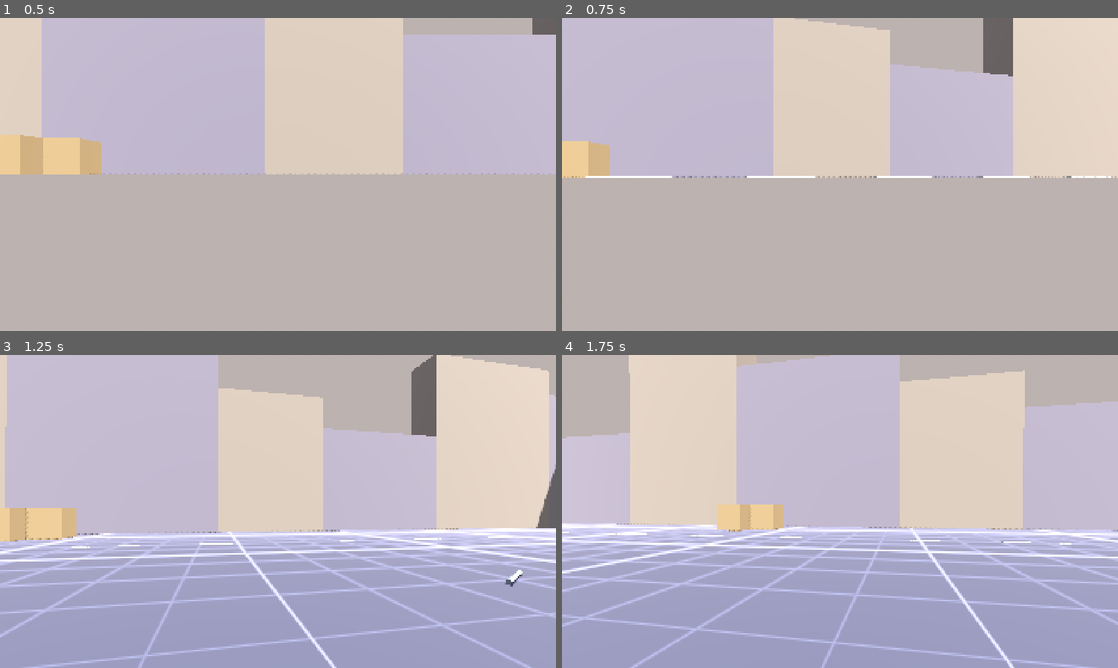
Above: before the commit, frames 1-4 (two rows, left to right).
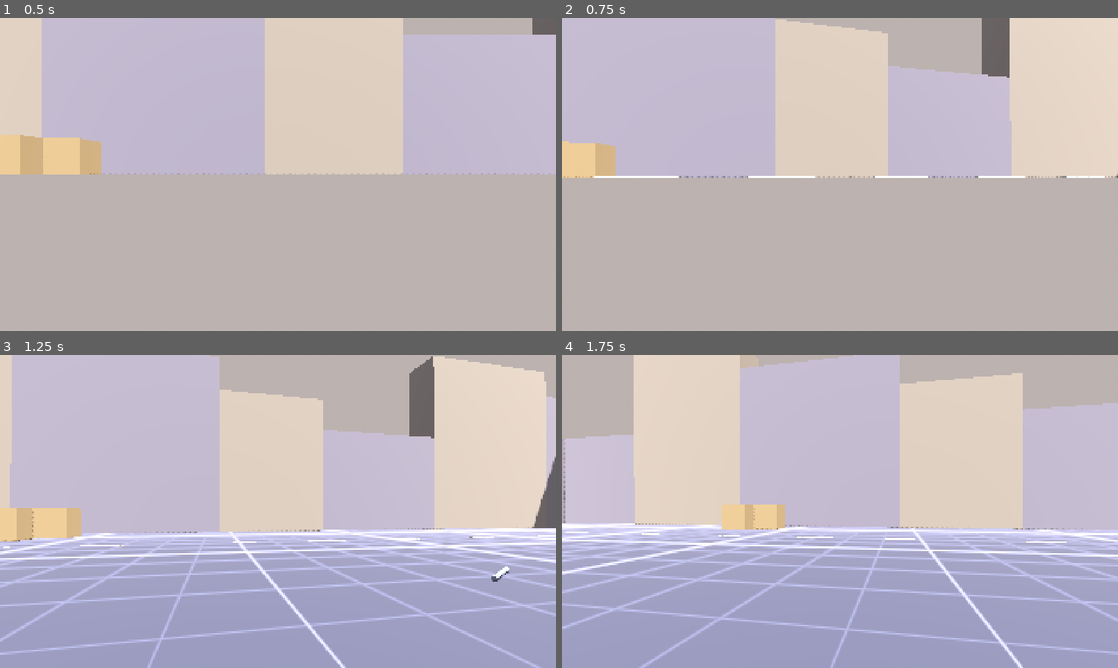
Above: after the commit, the same moments.

Repository: mikedtcm22/beat-em-up-PoC
Game: Godot game, scene res://game/level/test_room.tscn
The game is run twice, just before and just after one commit, with the same random seed, the same clock (stepped at 60 frames per second) and the same inputs.
Inputs (mouse positions are in pixels of both pictures, inside the frame that each line leads up to):
- Up to frame 1 (0.5 s): no input
- Up to frame 2 (0.75 s): tap Enter at 0.5 s; move the mouse to (867, 174) at 0.52 s; hold Up (fly_forward) from 0.53 s (still down); tap Shift (dodge) at 0.6 s; click (867, 174) at 0.67 s
- Up to frame 3 (1.25 s): keep holding Up (fly_forward); tap Space (jump) at 0.77, 1.07 s; tap E (grab) at 0.8 s
- Up to frame 4 (1.75 s): keep holding Up (fly_forward); move the mouse to (812, 511) at 1.27 s; tap E (grab) at 1.35 s; tap Space (jump) at 1.52, 1.55 s

Frame 1 is identical in both runs. In frame 2, 1.4% of the frame differs, in the area x 1-100%, y 0-52%; in frame 3, 9.7%, in the area x 0-100%, y 0-100%; in frame 4, 9.4%.

Commit message:
Fix actor-core review findings
- back_elbow knockback +z under the radial knockback frame (was pulling the
  rear enemy through the player); tests assert it ends farther away.
- Reset the chain when the pipe breaks; never start pipe swings unarmed.
- Magnetism ranks targets by angle from chest height with a distance
  tie-break, so the enemy in your face beats a distant one.
- Dodge moves at full speed from its first frame; input edges replay in
  arrival order (haymaker survives batched edges); hit flash counts real
  ticks; whiffs are reported when a move leaves its active window; NONE
  reactions and enemy landings can't strand an actor.
- Grab/pickup/land animations aren't cut off; weapon picked up on its landing
  frame stays held; reset_state() for staging actors.
- Move hard-coded feel numbers into TuningData ("Feel details").
- Test harness: knees pressed after each ends, stomp/magnetism targets within
  reach, bot stages fresh dummies.

Co-Authored-By: Claude Opus 5.5 <noreply@anthropic.com>

Diff:
--- a/game/actors/combat_actor.gd
+++ b/game/actors/combat_actor.gd
@@ -91,6 +91,11 @@
 	elif scale > 0.0:
 		_integrate(delta * scale, scale)
 	rig.advance(delta * scale)
+	# The hit flash counts real ticks so it stays 2 frames even through hitstop.
+	if _flash_frames > 0:
+		_flash_frames -= 1
+		if _flash_frames == 0:
+			rig.set_flash(0.0)
 	if ticks > 0:
 		if _active_this_tick and current_move:
 			var hits := _hit_detector.process(current_move, move_frame)
@@ -162,8 +167,8 @@
 	health = maxf(0.0, health - damage)
 	hit.killed = health <= 0.0
 	CombatEvents.health_changed.emit(self, health, max_health)
-	_flash_frames = 2
-	rig.set_flash(1.0)
+	_flash_frames = Tuning.data.hit_flash_frames
+	rig.set_flash(1.0 if _flash_frames > 0 else 0.0)
 	if current_move:
 		_cancel_move()
 	_on_hit_received(hit)
@@ -225,6 +230,24 @@
 	CombatEvents.released.emit(by, self)
 
 
+## Snap back to a fresh standing state with full health (debug tools, bots, respawns).
+func reset_state() -> void:
+	if current_move:
+		_cancel_move()
+	holder = null
+	health = max_health
+	sim_velocity = Vector3.ZERO
+	_invuln_frames = 0
+	_flying_reaction = CombatTypes.Reaction.NONE
+	_flash_frames = 0
+	rig.set_flash(0.0)
+	_set_ghost(false)
+	rig.set_hurtboxes_enabled(true)
+	_enter_state(CombatTypes.ActorState.FREE)
+	rig.play(&"idle", 0.0)
+	CombatEvents.health_changed.emit(self, health, max_health)
+
+
 func debug_state_text() -> String:
 	var text := "%s  %.0f/%.0f\n%s" % [display_name, health, max_health, CombatTypes.state_name(state)]
 	if current_move:
@@ -288,6 +311,11 @@
 	pass
 
 
+## Whether AIRBORNE ends automatically on touching the floor (the player lands itself).
+func _auto_land() -> bool:
+	return true
+
+
 # --- Simulation step ----------------------------------------------------------------
 
 
@@ -295,10 +323,6 @@
 	state_frame += 1
 	if _invuln_frames > 0:
 		_invuln_frames -= 1
-	if _flash_frames > 0:
-		_flash_frames -= 1
-		if _flash_frames == 0:
-			rig.set_flash(0.0)
 	_tick_reaction_timers()
 	if state == CombatTypes.ActorState.ATTACK and current_move:
 		_advance_move()
@@ -322,10 +346,21 @@
 				_enter_state(CombatTypes.ActorState.FREE)
 		CombatTypes.ActorState.KO:
 			_tick_ko()
+		CombatTypes.ActorState.AIRBORNE:
+			if _auto_land() and is_on_floor() and state_frame > 2:
+				_enter_state(CombatTypes.ActorState.FREE)
 
 
 func _advance_move() -> void:
 	move_frame += 1
+	var move := current_move
+	if (
+		move_frame == move.startup + move.active
+		and move.active > 0
+		and not move.hitboxes.is_empty()
+		and not _move_landed_hit
+	):
+		CombatEvents.attack_whiffed.emit(self, move)
 	if move_frame >= current_move.total_frames():
 		var finished := current_move
 		current_move = null
@@ -344,13 +379,6 @@
 	else:
 		_lunge_velocity = Vector3.ZERO
 	_active_this_tick = move.is_active(move_frame)
-	if (
-		move_frame == move.startup + move.active
-		and move.active > 0
-		and not move.hitboxes.is_empty()
-		and not _move_landed_hit
-	):
-		CombatEvents.attack_whiffed.emit(self, move)
 	_on_move_frame(move, move_frame)
 
 
@@ -395,8 +423,11 @@
 		return
 	if hit.killed and reaction in [CombatTypes.Reaction.NONE, CombatTypes.Reaction.FLINCH, CombatTypes.Reaction.STAGGER, CombatTypes.Reaction.GROUND]:
 		reaction = CombatTypes.Reaction.KNOCKDOWN
-		kb = hit.direction * maxf(Vector2(kb.x, kb.z).length(), 2.5) + Vector3.UP * 3.0
+		kb = hit.direction * maxf(Vector2(kb.x, kb.z).length(), Tuning.data.ko_push) + Vector3.UP * Tuning.data.ko_lift
 	match reaction:
+		CombatTypes.Reaction.NONE:
+			if state == CombatTypes.ActorState.ATTACK:
+				_return_to_neutral()
 		CombatTypes.Reaction.FLINCH:
 			sim_velocity = Vector3(kb.x, 0.0, kb.z)
 			var stun := hit.move.hitstun if hit.move else 12
@@ -419,7 +450,7 @@
 func _launch(hit: HitInfo, reaction: CombatTypes.Reaction, kb: Vector3) -> void:
 	holder = null
 	var v := kb
-	v.y = maxf(v.y, 2.5)
+	v.y = maxf(v.y, Tuning.data.min_launch_up)
 	sim_velocity = v
 	_face_up = not hit.from_behind
 	_set_ghost(true)
@@ -441,7 +472,8 @@
 
 func _land_from_flight() -> void:
 	_flying_reaction = CombatTypes.Reaction.NONE
-	sim_velocity = Vector3(sim_velocity.x * 0.35, 0.0, sim_velocity.z * 0.35)
+	var keep := Tuning.data.landing_slide_keep
+	sim_velocity = Vector3(sim_velocity.x * keep, 0.0, sim_velocity.z * keep)
 	if health <= 0.0:
 		_enter_ko()
 		return
--- a/game/autoload/tuning_data.gd
+++ b/game/autoload/tuning_data.gd
@@ -60,6 +60,29 @@
 @export_range(0.5, 15.0, 0.5) var body_impact_min_speed: float = 3.0
 @export_range(5.0, 500.0, 1.0) var dummy_health: float = 30.0
 @export_range(0.0, 10.0, 0.1) var dummy_revive_s: float = 2.5
+
+@export_group("Feel details")
+## Fraction of move speed while holding a grabbed enemy, and while airborne.
+@export_range(0.0, 1.0, 0.05) var hold_move_mult: float = 0.5
+@export_range(0.0, 1.0, 0.05) var air_control_mult: float = 0.5
+## Push given to a grabbed enemy when released (m/s).
+@export_range(0.0, 8.0, 0.1) var release_push: float = 2.5
+## Stomps stop this close to the downed body's chest; stomp targets must sit in this cone.
+@export_range(0.2, 1.2, 0.05) var stomp_stop_distance: float = 0.45
+@export_range(10.0, 120.0, 1.0) var stomp_half_angle_deg: float = 70.0
+## Frames the player can't act after landing a jump / picking up a weapon.
+@export_range(0, 20, 1) var land_lock_frames: int = 3
+@export_range(0, 30, 1) var pickup_lock_frames: int = 10
+## Every launch leaves the ground at least this fast (m/s).
+@export_range(0.0, 8.0, 0.1) var min_launch_up: float = 2.5
+## A killing light hit still knocks the victim down at least this hard (m/s).
+@export_range(0.0, 8.0, 0.1) var ko_push: float = 2.5
+@export_range(0.0, 8.0, 0.1) var ko_lift: float = 3.0
+## Fraction of horizontal speed kept when a flying body lands.
+@export_range(0.0, 1.0, 0.05) var landing_slide_keep: float = 0.35
+## Frames of white flash on a struck victim (Spec §6: 2), counted in real ticks.
+@export_range(0, 10, 1) var hit_flash_frames: int = 2
+@export_range(0.5, 6.0, 0.1) var dummy_walk_speed: float = 2.5
 
 @export_group("Hit feel")
 @export_range(0.0, 300.0, 1.0) var hitstop_light_ms: float = 50.0
--- a/game/combat/moves/back_elbow.tres
+++ b/game/combat/moves/back_elbow.tres
@@ -19,7 +19,7 @@
 startup = 5
 recovery = 18
 damage = 12.0
-knockback = Vector3(0, 2, -4)
+knockback = Vector3(0, 2, 4)
 reaction = 3
 tier = 1
 hitboxes = Array[ExtResource("hitbox_spec_gd")]([SubResource("hitbox_0")])
--- a/game/enemies/dummy/training_dummy.gd
+++ b/game/enemies/dummy/training_dummy.gd
@@ -34,8 +34,8 @@
 	to_home.y = 0.0
 	if return_home and _idle_frames > 60 and to_home.length() > 0.3:
 		var dir := to_home.normalized()
-		sim_velocity.x = dir.x * 2.5
-		sim_velocity.z = dir.z * 2.5
+		sim_velocity.x = dir.x * Tuning.data.dummy_walk_speed
+		sim_velocity.z = dir.z * Tuning.data.dummy_walk_speed
 		_turn_toward(dir, 6.0)
 		rig.play_locomotion(Vector2(0.0, 1.0), 0.45)
 		return
@@ -50,12 +50,16 @@
 	rig.play_locomotion(Vector2.ZERO, 0.0)
 
 
-## Move the dummy and make `pos` the post it walks back to.
-func set_post(pos: Vector3, yaw: float = rotation.y) -> void:
+## Move the dummy and make `pos` the post it walks back to. With `fresh`, also reset it
+## to standing at full health (bots and tests stage dummies this way).
+func set_post(pos: Vector3, yaw: float = rotation.y, fresh: bool = false) -> void:
+	if fresh:
+		reset_state()
 	global_position = pos
 	rotation.y = yaw
 	_home = pos
 	sim_velocity = Vector3.ZERO
+	_idle_frames = 0
 
 
 func _tick_ko() -> void:
--- a/game/player/player.gd
+++ b/game/player/player.gd
@@ -24,8 +24,8 @@
 
 var _sets: Dictionary[StringName, MoveSet] = {}
 var _weapon_throw_move: MoveData
-var _pending_pressed: Array[StringName] = []
-var _pending_released: Array[StringName] = []
+## Button edges since the last sim frame, in arrival order: [button, pressed].
+var _pending_edges: Array[Array] = []
 var _move_input: Vector2 = Vector2.ZERO
 var _magnet_target: CombatActor
 var _magnet_preview: CombatActor
@@ -69,8 +69,11 @@
 func _physics_process(delta: float) -> void:
 	var frame := input.poll()
 	_move_input = frame.move
-	_pending_pressed.append_array(frame.pressed)
-	_pending_released.append_array(frame.released)
+	# Within one poll presses come before releases (a same-tick tap is press, release).
+	for button in frame.pressed:
+		_pending_edges.append([button, true])
+	for button in frame.released:
+		_pending_edges.append([button, false])
 	super._physics_process(delta)
 
 
@@ -169,12 +172,12 @@
 	parser.pause_max_frames = Tuning.data.pause_max_frames
 	parser.hold_frames = Tuning.data.hold_frames
 	parser.tick()
-	for button in _pending_pressed:
-		parser.press(button)
-	for button in _pending_released:
-		parser.release(button)
-	_pending_pressed.clear()
-	_pending_released.clear()
+	for edge in _pending_edges:
+		if edge[1]:
+			parser.press(edge[0])
+		else:
+			parser.release(edge[0])
+	_pending_edges.clear()
 
 
 func _control_free() -> void:
@@ -183,7 +186,7 @@
 		_start_quick_turn()
 	if _action_lock > 0:
 		_action_lock -= 1
-		_locomotion(1.0)
+		_locomotion(1.0, false)
 		return
 	if parser.consume(&"DODGE"):
 		_start_dodge()
@@ -201,7 +204,7 @@
 
 
 func _control_air() -> void:
-	_steer(Tuning.data.move_speed, Tuning.data.move_accel * 0.5)
+	_steer(Tuning.data.move_speed, Tuning.data.move_accel * Tuning.data.air_control_mult)
 	if is_on_floor() and state_frame > 2:
 		_land()
 		return
@@ -223,7 +226,10 @@
 			_cancel_move()
 			_land()
 			return
-		_steer(Tuning.data.move_speed * 0.5, Tuning.data.move_accel * 0.25)
+		_steer(
+			Tuning.data.move_speed * Tuning.data.air_control_mult,
+			Tuning.data.move_accel * Tuning.data.air_control_mult * 0.5
+		)
 	else:
 		_steer(Tuning.data.move_speed * Tuning.data.attack_move_mult, Tuning.data.move_accel)
 	if not (move.is_recovery(move_frame) and move.can_cancel(move_frame)):
@@ -258,7 +264,7 @@
 		_release_held(true)
 		_enter_state(CombatTypes.ActorState.FREE)
 		return
-	_steer(Tuning.data.move_speed * 0.5, Tuning.data.move_accel)
+	_steer(Tuning.data.move_speed * Tuning.data.hold_move_mult, Tuning.data.move_accel)
 	_use_set(&"hold")
 	if parser.consume(&"GRAB"):
 		_release_held(false)
@@ -267,7 +273,7 @@
 	var selection := parser.select(false, _conditions())
 	if selection:
 		_start_selection(selection)
-	elif rig.current_anim() != &"hold":
+	elif rig.current_anim() != &"hold" and (rig.current_anim() != &"grab" or _hold_frames > 12):
 		rig.play(&"hold", 0.1)
 
 
@@ -275,6 +281,9 @@
 
 
 func _start_selection(selection: ComboParser.Selection) -> void:
+	if _weapon == null and selection.move.id.begins_with("pipe_swing"):
+		parser.reset_chain()
+		return
 	parser.notify_started(selection)
 	start_move(selection.move, selection.chain_step, selection.timing)
 
@@ -320,6 +329,7 @@
 			var broken := _weapon
 			_weapon = null
 			_use_set(&"ground")
+			parser.reset_chain()
 			CombatEvents.weapon_broke.emit(self, broken)
 			broken.break_apart()
 
@@ -361,7 +371,7 @@
 
 func _stop_distance(move: MoveData) -> float:
 	# Stomps stand over the body; everything else stops at striking distance.
-	return 0.45 if move.hits_downed else Tuning.data.magnet_stop_distance
+	return Tuning.data.stomp_stop_distance if move.hits_downed else Tuning.data.magnet_stop_distance
 
 
 func _lunge_frames(move: MoveData) -> int:
@@ -373,21 +383,29 @@
 func _find_magnet_target(move: MoveData) -> CombatActor:
 	var wants_downed := move != null and move.hits_downed
 	var aim := get_look_basis() * Vector3.FORWARD
-	var eye := get_eye_transform().origin
+	# Measured from chest height, so an enemy in your face isn't "below center" and
+	# losing to one farther away (the eye sits ~0.4 m above enemy chests).
+	var origin := get_chest_position()
+	var cone := deg_to_rad(Tuning.data.magnet_half_angle_deg)
 	var best: CombatActor = null
-	var best_angle := deg_to_rad(Tuning.data.magnet_half_angle_deg)
+	var best_score := INF
 	for node in get_tree().get_nodes_in_group(&"enemy"):
 		var enemy := node as CombatActor
 		if enemy == null or enemy.is_ko() or enemy.is_flying() or enemy.is_downed() != wants_downed:
 			continue
-		var to := enemy.get_chest_position() - eye
+		var to := enemy.get_chest_position() - origin
 		var flat := Vector3(to.x, 0.0, to.z)
-		if flat.length() > Tuning.data.magnet_range:
+		var dist := flat.length()
+		if dist > Tuning.data.magnet_range:
 			continue
 		# Downed bodies are below the view; judge them by heading alone.
 		var angle := aim.angle_to(to) if not wants_downed else Vector3(aim.x, 0.0, aim.z).angle_to(flat)
-		if angle <= best_angle:
-			best_angle = angle
+		if angle > cone:
+			continue
+		# Closest to screen center wins; a few degrees per meter break near-ties toward the nearer enemy.
+		var score := angle + deg_to_rad(4.0) * dist
+		if score < best_score:
+			best_score = score
 			best = enemy
 	return best
 
@@ -407,7 +425,7 @@
 			continue
 		var to := enemy.get_chest_position() - global_position
 		to.y = 0.0
-		if to.length() <= Tuning.data.stomp_range and fwd.angle_to(to) <= deg_to_rad(70.0):
+		if to.length() <= Tuning.data.stomp_range and fwd.angle_to(to) <= deg_to_rad(Tuning.data.stomp_half_angle_deg):
 			return true
 	return false
 
@@ -434,11 +452,12 @@
 # --- Movement -----------------------------------------------------------------------
 
 
-func _locomotion(speed_mult: float) -> void:
+func _locomotion(speed_mult: float, animate: bool = true) -> void:
 	_steer(Tuning.data.move_speed * speed_mult, Tuning.data.move_accel)
 	_cam_offset = Vector2.ZERO
-	var speed := Vector2(sim_velocity.x, sim_velocity.z).length()
-	rig.play_locomotion(_move_input, speed / Tuning.data.move_speed)
+	if animate:
+		var speed := Vector2(sim_velocity.x, sim_velocity.z).length()
+		rig.play_locomotion(_move_input, speed / Tuning.data.move_speed)
 
 
 ## Accelerate horizontal velocity toward the stick direction (relative to look yaw).
@@ -474,7 +493,7 @@
 	_use_set(&"weapon" if _weapon else &"ground")
 	_enter_state(CombatTypes.ActorState.FREE)
 	rig.play(&"land", 0.04)
-	_action_lock = 3
+	_action_lock = Tuning.data.land_lock_frames
 	CombatEvents.landed.emit(self)
 
 
@@ -488,6 +507,8 @@
 	var dir := (right * local.x + forward * local.y).normalized()
 	var frames := maxi(Tuning.data.dodge_frames, 1)
 	_dodge_velocity = dir * Tuning.data.dodge_distance / (frames / 60.0)
+	sim_velocity.x = _dodge_velocity.x
+	sim_velocity.z = _dodge_velocity.z
 	_enter_state(CombatTypes.ActorState.DODGE, frames)
 	_invuln_frames = Tuning.data.dodge_invuln_frames
 	var anim := &"dodge_back"
@@ -518,6 +539,10 @@
 		look_yaw = wrapf(look_yaw + q_step, -PI, PI)
 		_quick_turn_left -= q_step
 		_quick_turn_frames -= 1
+
+
+func _auto_land() -> bool:
+	return false
 
 
 func _can_steer_body() -> bool:
@@ -595,7 +620,7 @@
 
 func _release_held(stagger: bool) -> void:
 	if _holding_valid():
-		_held.release_from_grab(get_forward() * 2.5, stagger)
+		_held.release_from_grab(get_forward() * Tuning.data.release_push, stagger)
 	_held = null
 	_use_set(&"weapon" if _weapon else &"ground")
 
@@ -650,5 +675,5 @@
 	weapon.attach_to(self)
 	_use_set(&"weapon")
 	rig.play(&"pickup", 0.05)
-	_action_lock = 10
+	_action_lock = Tuning.data.pickup_lock_frames
 	CombatEvents.weapon_picked_up.emit(self, weapon)
--- a/game/weapons/weapon.gd
+++ b/game/weapons/weapon.gd
@@ -93,6 +93,8 @@
 
 
 func _set_ground_physics() -> void:
+	if holder != null:
+		return  # picked up on the frame it landed
 	freeze = false
 	collision_layer = CombatTypes.bit(CombatTypes.LAYER_PICKUP)
 	collision_mask = CombatTypes.bit(CombatTypes.LAYER_WORLD)
--- a/tests/bot/combo_bot.gd
+++ b/tests/bot/combo_bot.gd
@@ -153,9 +153,11 @@
 	await _press(&"P", 2)
 	await _wait_idle()
 	await _press(&"GRAB", 2, 10)
-	for i in 3:
-		await _press(&"P", 2, 10)
-	await _wait_idle()
+	# Knees can't cancel into each other: press each one after the last ends.
+	for i in 3:
+		await _press(&"P", 2)
+		await _wait_idle()
+		await _ticks(4)
 	await _press(&"GRAB", 2, 15)
 	await _press(&"K", 2)
 
@@ -234,8 +236,7 @@
 		var pos := player.global_position + posts[i] if i < posts.size() else Vector3(30 + i * 3, 0, -30)
 		var to_player := player.global_position - pos
 		d.max_health = 500.0
-		d.health = 500.0
-		d.set_post(pos, atan2(-to_player.x, -to_player.z))
+		d.set_post(pos, atan2(-to_player.x, -to_player.z), true)
 	await _ticks(20)
 
 
--- a/tests/test_combat_integration.gd
+++ b/tests/test_combat_integration.gd
@@ -54,7 +54,7 @@
 	for i in dummies.size():
 		var pos := player.global_position + posts[i] if i < posts.size() else FAR + Vector3(i * 3.0, 0.0, 0.0)
 		var to_player := player.global_position - pos
-		dummies[i].set_post(pos, atan2(-to_player.x, -to_player.z))
+		dummies[i].set_post(pos, atan2(-to_player.x, -to_player.z), true)
 	await _ticks(3)
 	hits.clear()
 	whiffs.clear()
@@ -253,11 +253,17 @@
 func test_back_elbow_hits_behind_without_turning() -> void:
 	await _setup([Vector3(0, 0, 1.0)])
 	var yaw := player.look_yaw
+	var start_gap := dummies[0].global_position.distance_to(player.global_position)
 	await _press(&"RB", 2)
 	assert_true(await _wait_idle())
 	assert_eq(_ids(_player_hits()), [&"back_elbow"])
 	assert_almost_eq(player.look_yaw, yaw, 0.001, "no turn")
 	assert_true(dummies[0].is_flying() or dummies[0].is_downed(), "knockdown")
+	assert_true(await _wait_until(func() -> bool: return dummies[0].is_downed(), 120))
+	var gap := dummies[0].global_position.distance_to(player.global_position)
+	assert_gt(gap, start_gap + 0.5, "knocked away from the player, not pulled through")
+	var to_dummy := dummies[0].global_position - player.global_position
+	assert_lt(to_dummy.dot(player.get_forward()), 0.0, "still behind the player")
 
 
 func test_grab_knees_release_then_throw_knocks_down_another() -> void:
@@ -271,9 +277,10 @@
 	await _press(&"GRAB", 2, 4)
 	assert_eq(player.state, CombatTypes.ActorState.GRABBING, "grabbed the staggered dummy")
 	assert_eq(dummies[0].state, CombatTypes.ActorState.GRABBED)
+	# A knee can't be cancelled into the next one, so press each after the last ends.
 	for i in 3:
-		await _press(&"P", 2, 6)
-	assert_true(await _wait_idle())
+		await _press(&"P", 2)
+		assert_true(await _wait_idle())
 	var knees := _ids(_player_hits()).count(&"knee")
 	assert_eq(knees, 3, "three knees")
 	assert_eq(dummies[0].state, CombatTypes.ActorState.STAGGER, "third knee releases into a stagger")
@@ -287,13 +294,13 @@
 
 
 func test_stomp_hits_a_downed_dummy() -> void:
-	await _setup([Vector3(0, 0, -1.4)])
+	await _setup([Vector3(0, 0, -1.0)])
 	var knock := HitInfo.new()
 	knock.attacker = player
 	knock.victim = dummies[0]
 	knock.reaction = CombatTypes.Reaction.KNOCKDOWN
 	knock.direction = Vector3.FORWARD
-	knock.knockback = Vector3(0, 2.5, -0.5)
+	knock.knockback = Vector3(0, 2.5, 0)
 	dummies[0].receive_hit(knock)
 	assert_true(await _wait_until(func() -> bool: return dummies[0].is_downed()))
 	await _press(&"K", 2)
@@ -345,6 +352,9 @@
 	CombatEvents.weapon_broke.disconnect(on_broke)
 	assert_true(broke[0], "weapon broke")
 	assert_false(player.holding_weapon())
+	var ids := _ids(_player_hits())
+	assert_eq(ids.slice(0, 2), [&"pipe_swing_1", &"pipe_swing_2"])
+	assert_does_not_have(ids, &"pipe_swing_3", "no phantom swing after the pipe broke")
 
 
 func test_dodge_sidesteps_three_meters_with_iframes() -> void:
@@ -358,7 +368,7 @@
 	player.input.scripted_move = Vector2.ZERO
 	assert_true(await _wait_idle())
 	var moved := player.global_position - start
-	assert_almost_eq(moved.length(), Tuning.data.dodge_distance, 0.5, "about 3 m")
+	assert_almost_eq(moved.length(), Tuning.data.dodge_distance, 0.15, "about 3 m")
 	assert_gt(moved.x, 2.0, "to the right")
 
 
@@ -380,7 +390,7 @@
 
 
 func test_magnetism_turns_toward_an_off_center_target() -> void:
-	var off := Vector3(0, 0, -1.9).rotated(Vector3.UP, deg_to_rad(-20.0))
+	var off := Vector3(0, 0, -1.5).rotated(Vector3.UP, deg_to_rad(-20.0))
 	await _setup([off])
 	await _press(&"P", 2)
 	assert_true(await _wait_idle())
@@ -408,7 +418,10 @@
 		player.input.push_wait(7)
 	await _drain()
 	assert_true(await _wait_until(func() -> bool: return dummies[0].is_ko(), 240), "KO after P P P P")
-	assert_true(_player_hits().back().killed, "the uppercut killed")
+	var landed := _player_hits()
+	assert_false(landed.is_empty(), "hits landed")
+	if not landed.is_empty():
+		assert_true(landed.back().killed, "the uppercut killed")
 	assert_true(await _wait_until(func() -> bool: return not dummies[0].is_ko(), int(Tuning.data.dummy_revive_s * 60) + 120), "revives")
 
 
--- a/tests/test_move_data.gd
+++ b/tests/test_move_data.gd
@@ -404,7 +404,8 @@
 
 
 func test_back_elbow_pushes_backward() -> void:
-	assert_lt(_load_move(&"back_elbow").knockback.z, 0.0, "back elbow knockback points behind the attacker")
+	# Knockback z runs along attacker -> victim (radial), so +z pushes the rear victim away.
+	assert_gt(_load_move(&"back_elbow").knockback.z, 0.0, "back elbow knocks the victim away")
 
 
 func test_hitboxes() -> void:
--- a/tools/gen_moves.gd
+++ b/tools/gen_moves.gd
@@ -141,7 +141,7 @@
 
 	# Back elbow: arc centered behind. Height band not in the table: torso and head height.
 	var elbow := _add(&"back_elbow", "Back Elbow", Vector3i(5, 3, 18), 12.0, HEAVY, KNOCKDOWN,
-			Vector3(0.0, 2.0, -4.0), [_arc(1.4, 50.0, 180.0, Vector2(0.6, 1.8))])
+			Vector3(0.0, 2.0, 4.0), [_arc(1.4, 50.0, 180.0, Vector2(0.6, 1.8))])
 	elbow.magnetism = false
 
 	# Holding an enemy.
